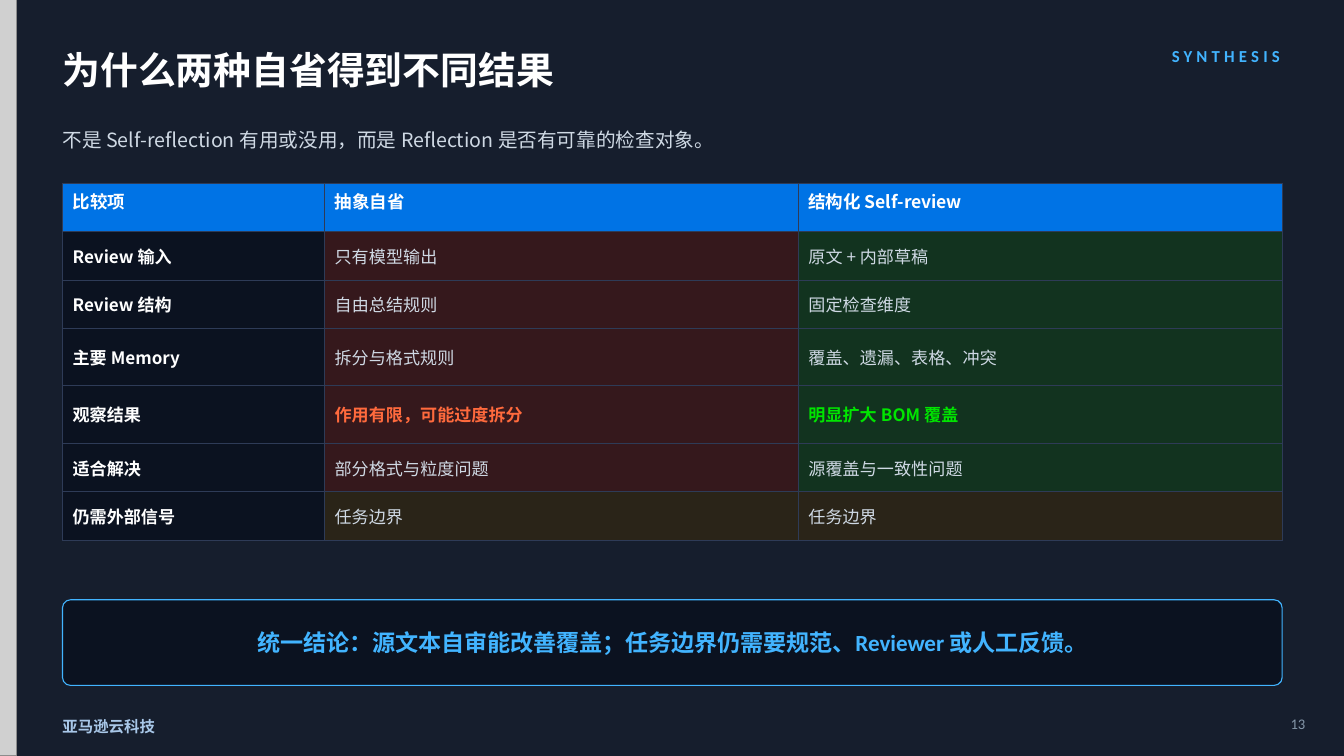
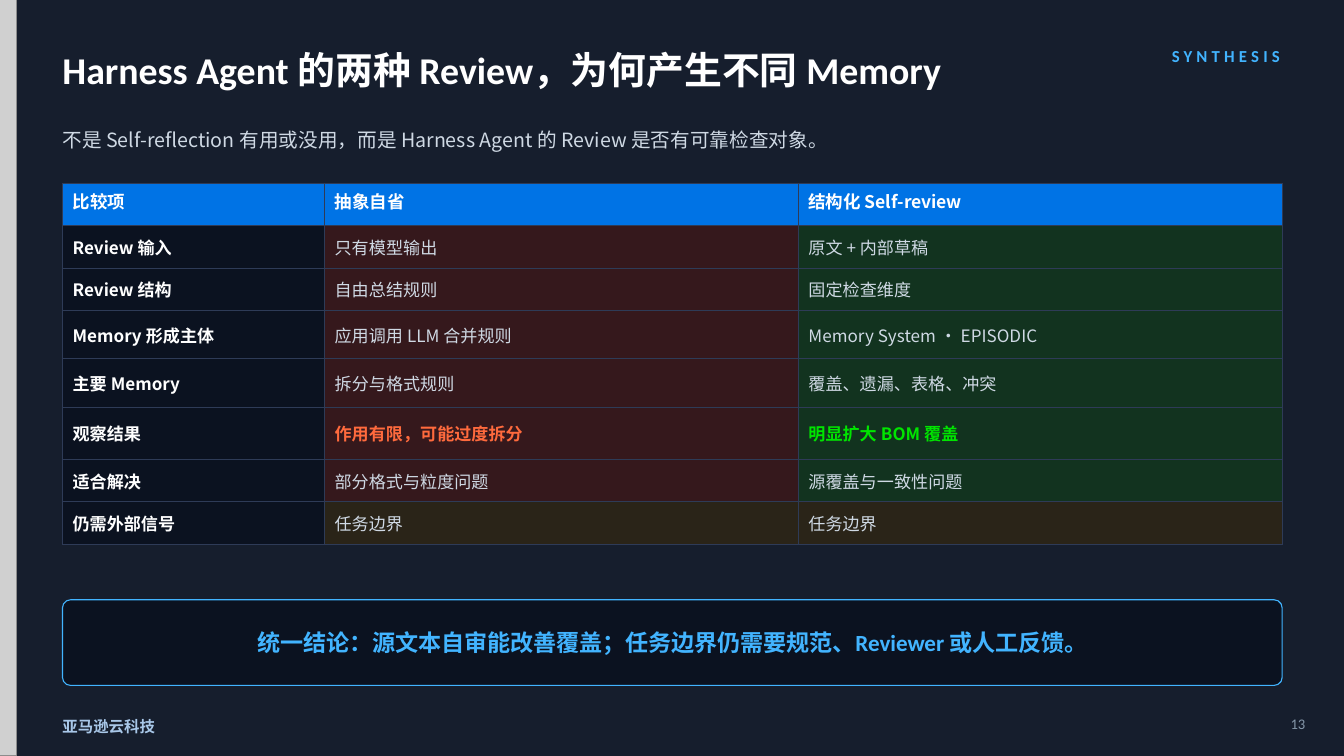
Before and after one commit to dashjim/agentcore-memory-loop, a slide deck: slide 13 of docs/记忆能让Agent越跑越好吗-V3.pptx. Drawn at 1344x756 pixels with LibreOffice and Linux fonts; fonts in the diff are those of the drawing; grey boxes stand for pictures. Boxes give left, top, right and bottom in pixels: in the first picture for what was removed or moved away, otherwise in the second. Text is boxed around its words. In the diff, an @@ line names an element or a change of style, - is before the commit and + after.

Commit message:
docs: clarify execution roles in memory deck

```diff
--- a/docs/记忆能让Agent越跑越好吗-V3.pptx
+++ b/docs/记忆能让Agent越跑越好吗-V3.pptx
@@ text at [62, 52, 941, 91]: text changed @@
-为什么两种自省得到不同结果
+Harness Agent 的两种 Review，为何产生不同 Memory
@@ text at [62, 130, 827, 152]: text changed @@
-不是 Self-reflection 有用或没用，而是 Reflection 是否有可靠的检查对象。
+不是 Self-reflection 有用或没用，而是 Harness Agent 的 Review 是否有可靠检查对象。
@@ table at [63, 184, 1282, 567] @@
+row 4: Memory 形成主体 | 应用调用 LLM 合并规则 | Memory System · EPISODIC
```
Also in this commit, not shown: 6 other slides changed, 2 other files.
